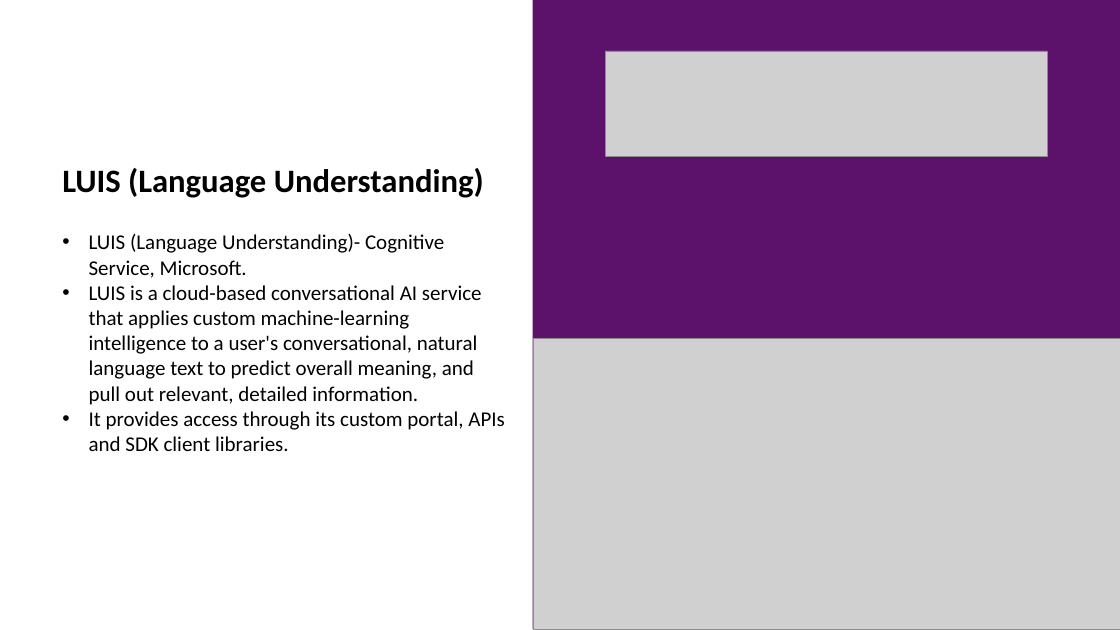
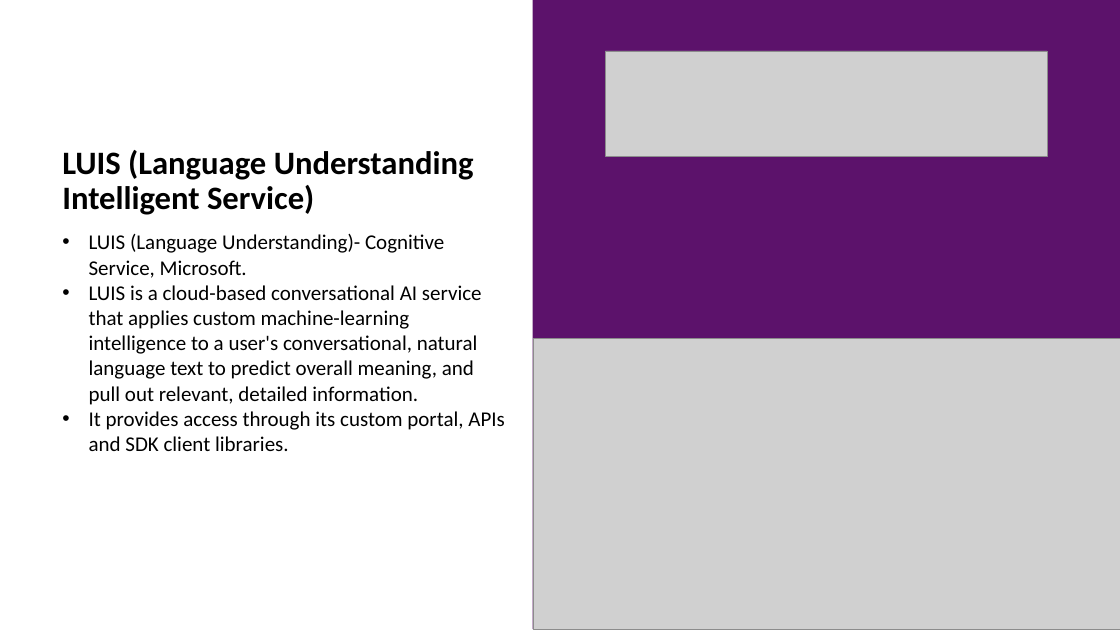
Before and after one commit to mansijain014/HR-Bot, a slide deck: slide 9 of Slide Deck/Conversational AI Build NLU model using LUIS(MLSA).pptx (slide 10 before the commit). Drawn at 1120x630 pixels with LibreOffice and Linux fonts; fonts in the diff are those of the drawing; grey boxes stand for pictures; background and template pictures are left out. Boxes give left, top, right and bottom in pixels: in the first picture for what was removed or moved away, otherwise in the second. Text is boxed around its words. In the diff, an @@ line names an element or a change of style, - is before the commit and + after.

```diff
--- a/Slide Deck/Conversational AI Build NLU model using LUIS(MLSA).pptx
+++ b/Slide Deck/Conversational AI Build NLU model using LUIS(MLSA).pptx
@@ title at bbox=[62, 150, 474, 215]: text changed @@
-LUIS (Language Understanding)
+LUIS (Language Understanding Intelligent Service)
```
Also in this commit, not shown: 6 other slides changed, 2 slides added, 4 slides removed, 1 other file.
